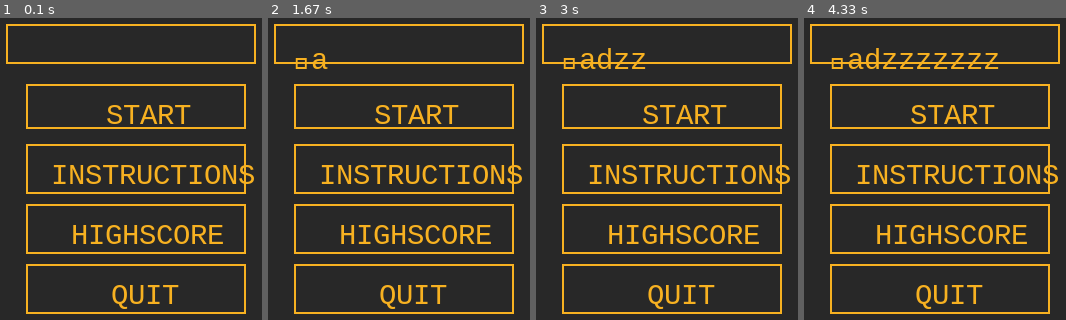
Above: before the commit, frames 1-4 (left to right).
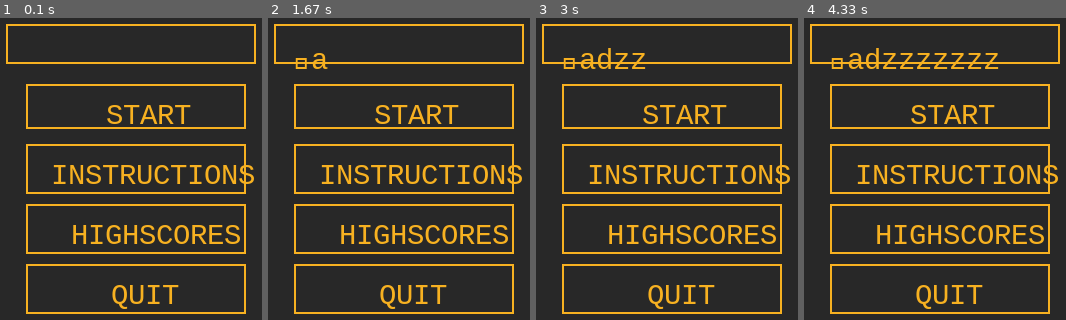
Above: after the commit, the same moments.

Repository: Celeryco/IS2_2018_1
Game: pygame game, started from test-eros/peruvian_heart.py
Same seed, same stepped clock (60 frames per second), same inputs: the game is played once before the commit and once after it.
Inputs:
- Up to frame 1 (0.1 s): no input
- Up to frame 2 (1.67 s): tap Enter at 0.33 s; tap A at 0.67 s
- Up to frame 3 (3 s): tap D at 2 s; tap Z at 2.33, 2.73 s
- Up to frame 4 (4.33 s): tap Z at 3.03, 3.23, 3.57, 3.87, 4.07 s

The runs differ from the first frame. In frame 1, 0.2% of the frame differs, in the area x 85-92%, y 68-75%; in frame 2, 0.2%; in frame 3, 0.2%; in frame 4, 0.2%.

Commit message:
Completados CU Highscore y Recoger powerup

Diff:
--- a/test-eros/constantes.py
+++ /dev/null
@@ -1,21 +0,0 @@
-## Constantes a utilizar en la aplicacion
-# Colors
-# Algunos colores de prueba
-WHITE_COLOR = (255, 255, 255)
-BLACK_COLOR =(0, 0, 0)
-RED_COLOR =(255, 138, 132)
-BLUE_COLOR = (208, 221, 242)
-GREEN_COLOR = (148, 229, 107)
-YELLOW_COLOR = (239, 239, 158)
-
-# Tamanos de ventana
-DISPLAY_WIDTH = 800
-DISPLAY_HEIGHT = 600
-
-# Botones
-TAMANO_BOTON = [200,45]
-BOTON_MENU_START = [300, 280]
-COLOR_BOTON = [WHITE_COLOR, BLUE_COLOR]
-
-# Otros
-GAME_TITLE = "Peruvian Heart Deluxe Edition"
--- a/test-eros/data/models/bomb.py
+++ b/test-eros/data/models/bomb.py
@@ -1,4 +1,4 @@
 class Bomb:
-    def __init__(self, sprite, fire_lvl = 4):
+    def __init__(self, sprite, fire_lvl):
         self.sprite = sprite
         self.fire_lvl = fire_lvl
--- a/test-eros/data/models/character.py
+++ b/test-eros/data/models/character.py
@@ -1,5 +1,5 @@
 class Character:
-    def __init__(self, character_img, speed_lvl = 1, bomb_lvl = 1, fire_lvl = 1):
+    def __init__(self, character_img, speed_lvl = 1, bomb_lvl = 1, fire_lvl = 4):
         self.character_img = character_img
         self.speed_lvl = speed_lvl
         self.bomb_lvl = bomb_lvl
--- a/test-eros/data/models/map.txt
+++ /dev/null
@@ -1,24 +0,0 @@
-11111111111111111111111111111111
-1..............................1
-1..............................1
-1..............................1
-1..............................1
-1.......11111......11111.......1
-1.......1..............1.......1
-1.......1..............1.......1
-1.......1..............1.......1
-1.......1..............1.......1
-1..............................1
-1..............11..............1
-1..............11..............1
-1..............................1
-1.......1..............1.......1
-1.......1.......P......1.......1
-1.......1..............1.......1
-1.......1..............1.......1
-1.......11111......11111.......1
-1..............................1
-1..............................1
-1..............................1
-1..............................1
-11111111111111111111111111111111
--- a/test-eros/data/models/powerup.py
+++ b/test-eros/data/models/powerup.py
@@ -1,4 +1,5 @@
 class Powerup:
-    def __init__(self, sprite, effect):
+    def __init__(self, sprite, type, modifier):
         self.sprite = sprite
-        self.effect = effect
+        self.type = type
+        self.modifier = modifier
--- a/test-eros/data/states/game.py
+++ b/test-eros/data/states/game.py
@@ -2,8 +2,8 @@
 import sys
 from os import path
 from ..import settings, tools
-from ..models import player, character, bomb, map, wall
-from ..views import character_view, bomb_view, fire_view, map_view, wall_view
+from ..models import player, character, bomb, map, wall, powerup
+from ..views import character_view, bomb_view, fire_view, map_view, wall_view, powerup_view
 
 class Game(tools._State):
     def __init__(self):
@@ -42,19 +42,21 @@
         # initialize all variables and do all the setup for a new game
         self.all_sprites = pg.sprite.Group()
         self.walls = pg.sprite.Group()
+        self.powerups = pg.sprite.Group()
         for row, tiles in enumerate(self.map.data):
             for col, tile in enumerate(tiles):
                 if tile == '1':
-                    # View
                     wall_model = wall.Wall()
                     wall_view.WallView(wall_model, self, col, row)
                 if tile == 'P':
-                    # View
                     self.character = character.Character(settings.GFX['quintana'])
                     self.character_view = character_view.CharacterView(self.character, self, col, row)
-
-                # if tile = 'E':
-                #     self.enemy = enemy
+                if tile == 'F':
+                    powerup_model = powerup.Powerup(settings.GFX['fire-up'], "fire", 1)
+                    powerup_view.PowerupView(powerup_model, self, col, row)
+                if tile == 'S':
+                    powerup_model = powerup.Powerup(settings.GFX['speed-up'], "speed", 10)
+                    powerup_view.PowerupView(powerup_model, self, col, row)
 
     def get_event(self, event):
         # catch all events here
@@ -63,7 +65,7 @@
         if event.type == pg.KEYDOWN:
             if event.key == pg.K_z and not self.stopped:
                 # View
-                bomb_model = bomb.Bomb(settings.GFX['bomb'])
+                bomb_model = bomb.Bomb(settings.GFX['bomb'], self.character.fire_lvl)
                 new_bomb = bomb_view.BombView(bomb_model, self, self.character_view.rect.x, self.character_view.rect.y)
                 self.bombs.append(new_bomb)
 
--- a/test-eros/data/states/high_score.py
+++ b/test-eros/data/states/high_score.py
@@ -8,10 +8,12 @@
         self.next = None
         self.quit = False
         self.previous = "MAIN_MENU"
+        self.title = "HIGHSCORES"
         self.bgm = settings.MUSIC["menu"]
         self.font = pg.font.Font(settings.FONTS["Fixedsys500c"], 50)
         self.blink = False
         self.timer = 0.0
+        self.list_highscores = []
         self.load_buttons()
 
     def startup(self, current_time, persistant):
@@ -33,8 +35,45 @@
     def draw(self, surface):
         """Blit all items to the surface including the movie."""
         surface.fill(settings.BGCOLOR)
-        #Draw Buttons
+
+        # Draw rectangles
+        # pg.draw.rect(surface, settings.GREEN, ((50,150),(300, 300)), 5)
+        # pg.draw.rect(surface, settings.GREEN, ((450,150),(300, 300)), 5)
+        pg.draw.rect(surface, settings.GREEN, ((275,150),(300, 300)), 5)
+
+        # Draw buttons
         self.button_back.draw(surface)
+
+        # Draw scores
+        desc_font = pg.font.Font(settings.FONTS["Fixedsys500c"], 20)
+        # for score in self.list_highscores:
+        #     score_name = desc_font.render(self.list_highscores.player.name , 0 , (0,0,0))
+        #     score_map = desc_font.render(self.list_highscores.player.map , 0 , (0,0,0))
+        #     score_points = desc_font.render(self.list_highscores.player.points , 0 , (0,0,0))
+        #     display.blit(score_name,(pos_x, pos_y))
+        #     display.blit(score_map, (pos_x + 50, pos_y + 15))
+        #     pos_y = pos_y + 50
+        title = self.font.render(self.title , 0 , (185, 204, 81))
+        surface.blit(title, (290, 70))
+
+        name = desc_font.render("Name" , 0 , (255,255,255))
+        map = desc_font.render("Map" , 0 , (255,255,255))
+        score = desc_font.render("Score" , 0 , (255,255,255))
+
+        surface.blit(name, (300, 160))
+        surface.blit(map, (410, 160))
+        surface.blit(score, (500, 160))
+
+        desc_name = desc_font.render("Angelo" , 0 , (255,255,255))
+        desc_map = desc_font.render("Mapa_1" , 0 , (255,255,255))
+        desc_score = desc_font.render("9999" , 0 , (255,255,255))
+
+        surface.blit(desc_name, (300, 200))
+        surface.blit(desc_map, (400, 200))
+        surface.blit(desc_score, (510, 200))
+
+
+
 
     def update(self, surface, keys, current_time, time_delta):
         self.current_time = current_time
--- a/test-eros/data/states/main_menu.py
+++ b/test-eros/data/states/main_menu.py
@@ -66,7 +66,7 @@
         self.input_box = input.Input("", 280, 300, 250, 40, 20, 20, 2, 11)
         self.button_start = button.Button("START", 300, 360, 220, 45, 80, 15, 2)
         self.button_instructions = button.Button("INSTRUCTIONS", 300, 420, 220, 50, 25, 15, 2)
-        self.button_high_score = button.Button("HIGHSCORE", 300, 480, 220, 50, 45, 15, 2)
+        self.button_high_score = button.Button("HIGHSCORES", 300, 480, 220, 50, 45, 15, 2)
         self.button_quit = button.Button("QUIT", 300, 540, 220, 50, 85, 15, 2)
 
     def start_game(self):
--- a/test-eros/data/states/map.txt
+++ b/test-eros/data/states/map.txt
@@ -3,17 +3,17 @@
 1......................1
 1......................1
 1......................1
+1.....111..............1
+1................111...1
 1......................1
-1......................1
-1.....111........111...1
 1......................1
 1......................1
 1.........11111........1
 1......................1
 1......................1
-1......................1
+1....F.............S...1
 1......................1
 1...........P..........1
-1......................1
+1....F.............S...1
 1......................1
 111111111111111111111111
--- a/test-eros/data/views/character_view.py
+++ b/test-eros/data/views/character_view.py
@@ -68,6 +68,7 @@
         self.get_keys()
         self.pos+= self.vel * self.game.dt
         self.rect.x = self.pos.x
+        self.collide_with_powerup()
         self.collide_with_walls('x')
         self.rect.y = self.pos.y
         self.collide_with_walls('y')
@@ -91,3 +92,14 @@
                     self.pos.y = hits[0].rect.bottom
                 self.vel.y = 0
                 self.rect.y = self.pos.y
+
+    def collide_with_powerup(self):
+        hits = pg.sprite.spritecollide(self, self.game.powerups, False)
+        if hits:
+            print(hits[0].powerup.type)
+            if hits[0].powerup.type == "fire":
+                self.character.fire_lvl += hits[0].powerup.modifier
+                hits[0].kill()
+            if hits[0].powerup.type == "speed":
+                self.character.speed_lvl += hits[0].powerup.modifier
+                hits[0].kill()
--- a/test-eros/data/views/powerup_view.py
+++ b/test-eros/data/views/powerup_view.py
@@ -0,0 +1,15 @@
+import pygame as pg
+from ..settings import *
+
+class PowerupView(pg.sprite.Sprite):
+    def __init__(self, powerup, game, x, y):
+        self.powerup = powerup
+        self.groups = game.all_sprites, game.powerups
+        pg.sprite.Sprite.__init__(self, self.groups)
+        self.game = game
+        self.image = self.powerup.sprite
+        self.rect = self.image.get_rect()
+        self.x = x
+        self.y = y
+        self.rect.x = x * TILESIZE
+        self.rect.y = y * TILESIZE
--- a/test-eros/tests/test_musica.py
+++ /dev/null
@@ -1,8 +0,0 @@
-from pygame import *
-
-mixer.init()
-mixer.music.load('bensound-happyrock.mp3')
-mixer.music.play()
-
-while mixer.music.get_busy():
-    time.Clock().tick(10)
--- a/tilemap.py
+++ /dev/null
@@ -1,13 +0,0 @@
-from settings import *
-
-class Map:
-    def __init__(self, filename):
-        self.data = []
-        with open(filename, 'rt') as f:
-            for line in f:
-                self.data.append(line)
-
-        self.tilewidth = len(self.data[0])
-        self.tileheight = len(self.data)
-        self.width = self.tilewidth * TILESIZE
-        self.height = self.tileheight * TILESIZE
Binary file changed: test-eros/resources/graphics/fire-up.png
Binary file changed: test-eros/resources/graphics/speed-up.png
